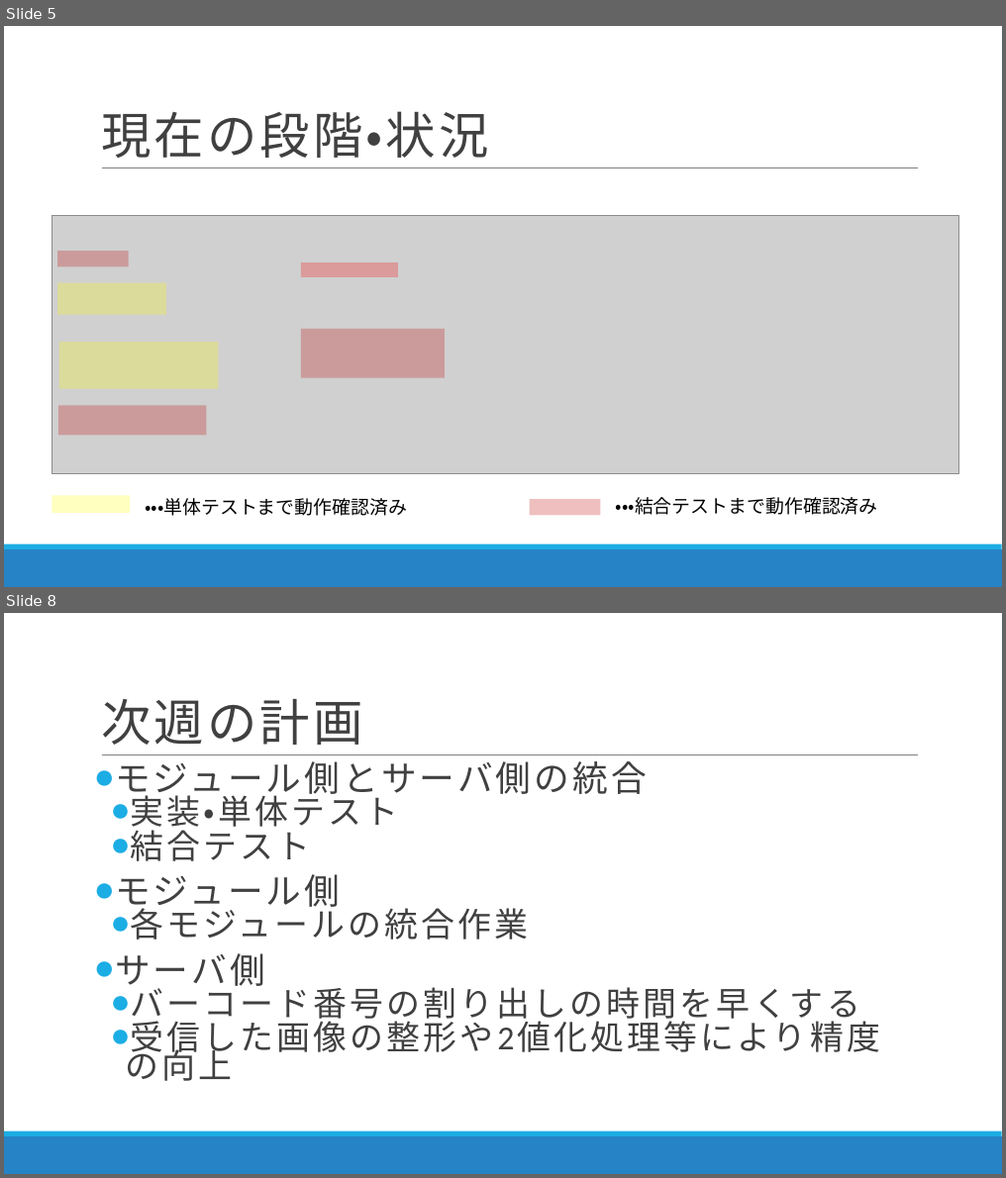
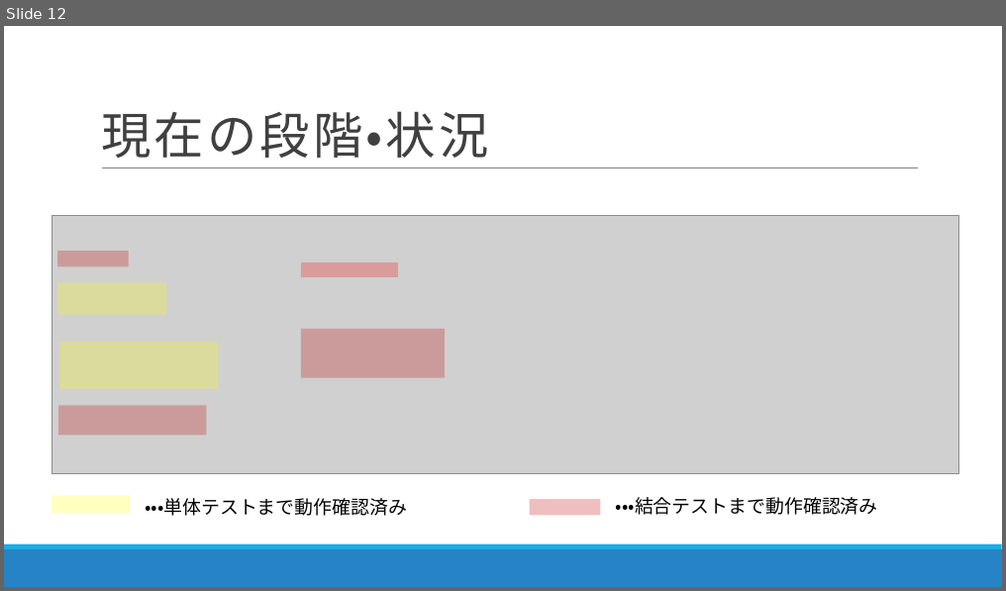
Before and after one commit to DJ956/YoloBarcodeReader, a slide deck: プレゼン/中間報告_danbara.pptx. Shown one above the other, each under a label of ours: slides 5 and 8 before the commit, slide 12 after it; the slides between them are not shown. The pictures are 1006x1178 and 1006x591 pixels, drawn with LibreOffice and Linux fonts; fonts in the diff are those of the drawing; grey boxes stand for pictures. Boxes give left, top, right and bottom in pixels: in the first picture for what was removed or moved away, otherwise in the second. Text is boxed around its words. In the diff, an @@ line names an element or a change of style, - is before the commit and + after.

```diff
--- a/プレゼン/中間報告_danbara.pptx
+++ b/プレゼン/中間報告_danbara.pptx
@@ slide 8 removed at (4,613,1002,1174), background #FFFFFF; not listed: 3 template elements that a slide beside it also shows @@
@@ title removed at (101,699,362,745) @@
-次週の計画
@@ text removed at (115,761,860,1059) @@
-● モジュール側とサーバ側の統合
-  ● 実装・単体テスト
-  ● 結合テスト
-● モジュール側
-  ● 各モジュールの統合作業
-● サーバ側
-  ● バーコード番号の割り出しの時間を早くする
-  ● 受信した画像の整形や2値化処理等により精度の向上
@@ what was slide 5 is now slide 12 @@
```
Also in this commit, not shown: 3 slides changed, 7 slides added, 2 other slides removed, 1 other file.
